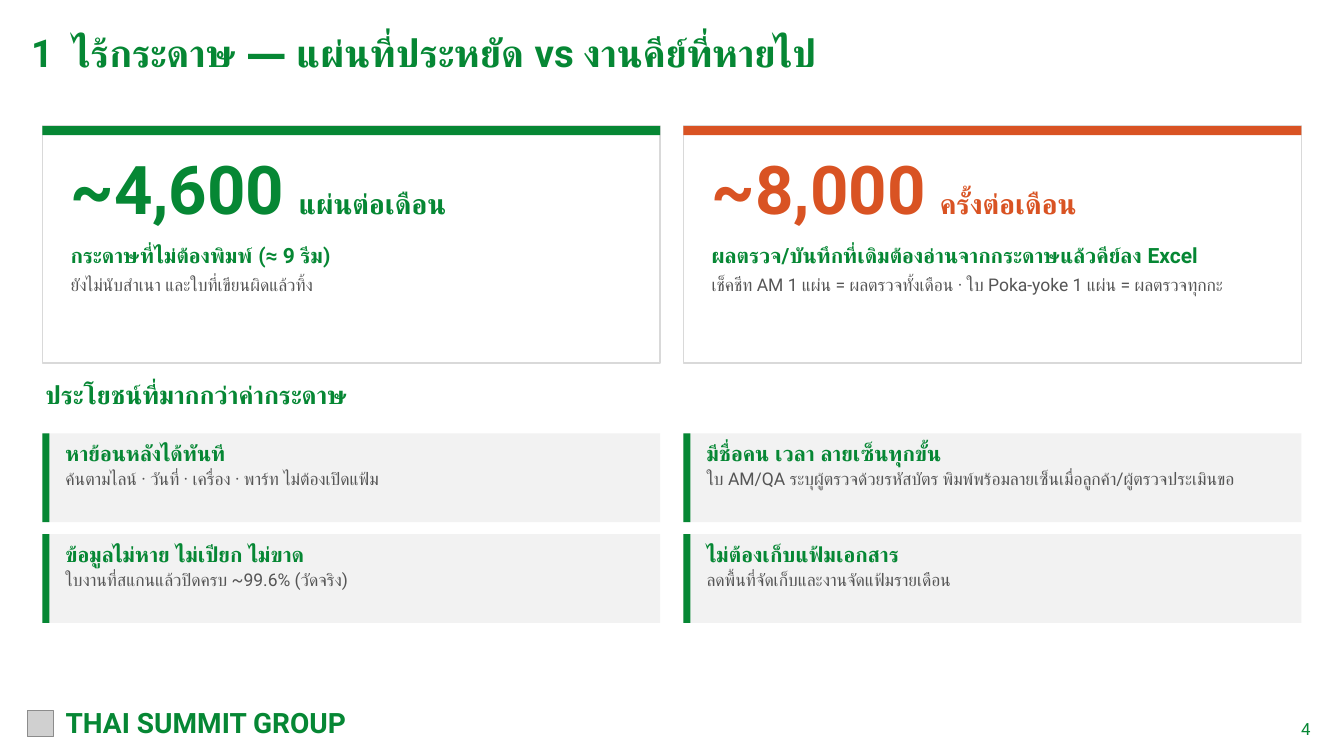
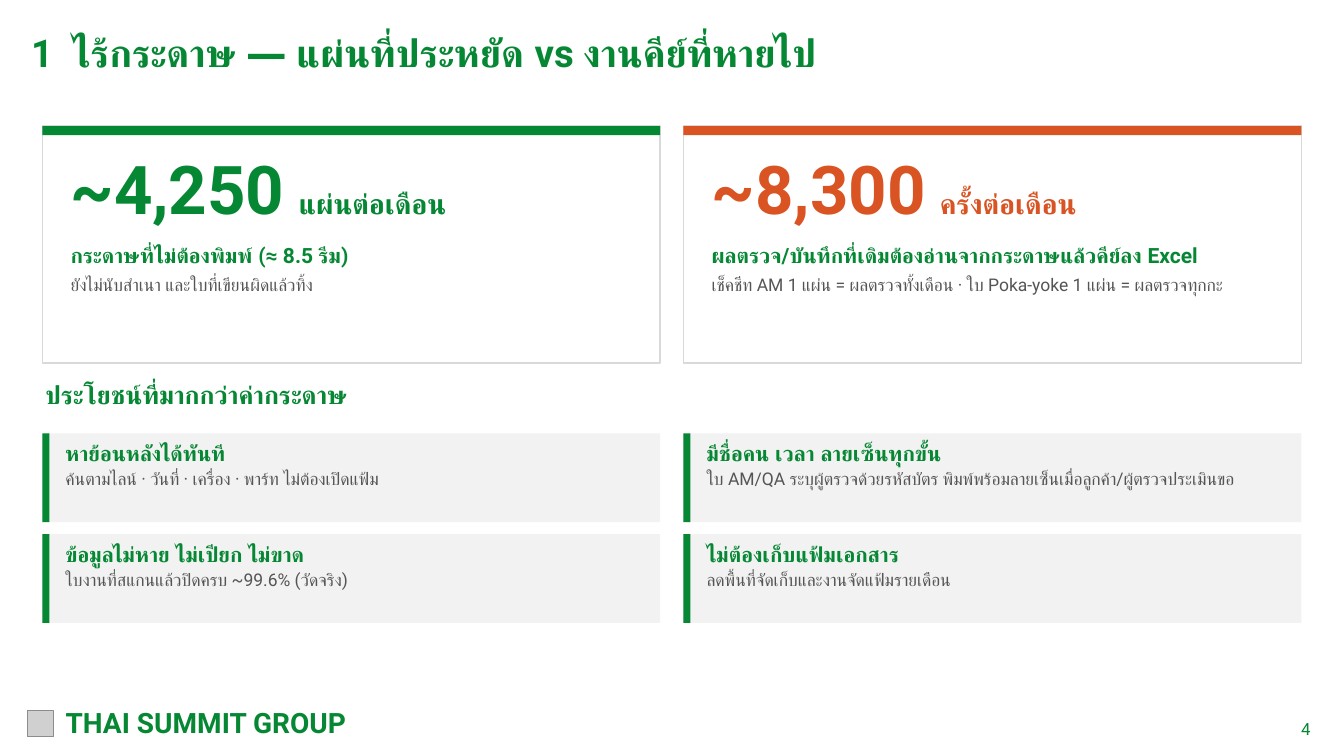
Before and after one commit to tsat4/4Mmanagement, a slide deck: slide 4 of docs/meetings/TSAT_ESM_Benefits_2026-11-23.pptx. Drawn at 1344x756 pixels with LibreOffice and Linux fonts; fonts in the diff are those of the drawing; grey boxes stand for pictures. Boxes give left, top, right and bottom in pixels: in the first picture for what was removed or moved away, otherwise in the second. Text is boxed around its words. In the diff, an @@ line names an element or a change of style, - is before the commit and + after.

```diff
--- a/docs/meetings/TSAT_ESM_Benefits_2026-11-23.pptx
+++ b/docs/meetings/TSAT_ESM_Benefits_2026-11-23.pptx
@@ text at [71,165,446,226]: text changed @@
-~4,600 แผ่นต่อเดือน
+~4,250 แผ่นต่อเดือน
@@ text at [712,165,1077,226]: text changed @@
-~8,000 ครั้งต่อเดือน
+~8,300 ครั้งต่อเดือน
@@ text at [71,247,348,268]: text changed @@
-กระดาษที่ไม่ต้องพิมพ์ (≈ 9 รีม)
+กระดาษที่ไม่ต้องพิมพ์ (≈ 8.5 รีม)
```
Also in this commit, not shown: 4 other slides changed, 3 other files.
